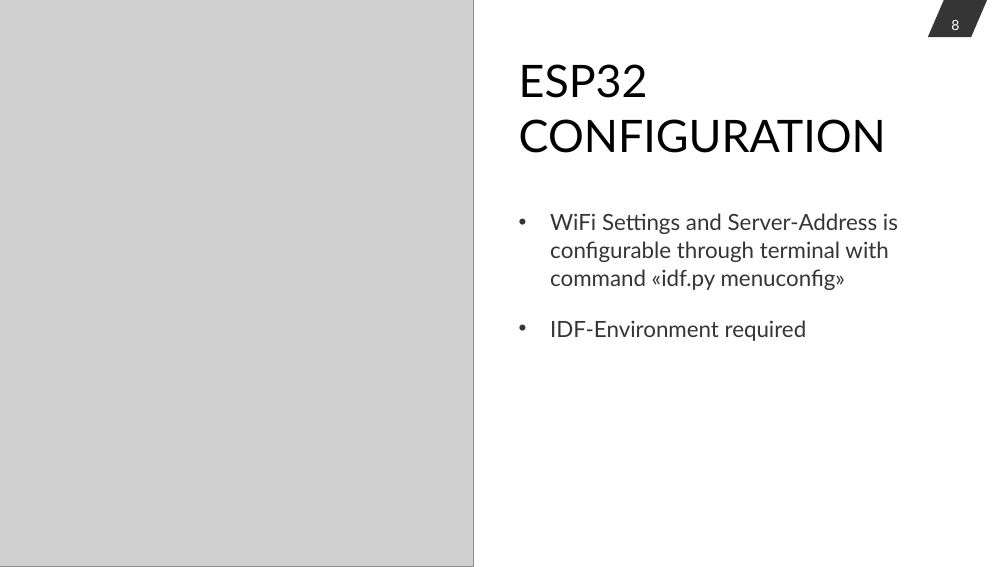
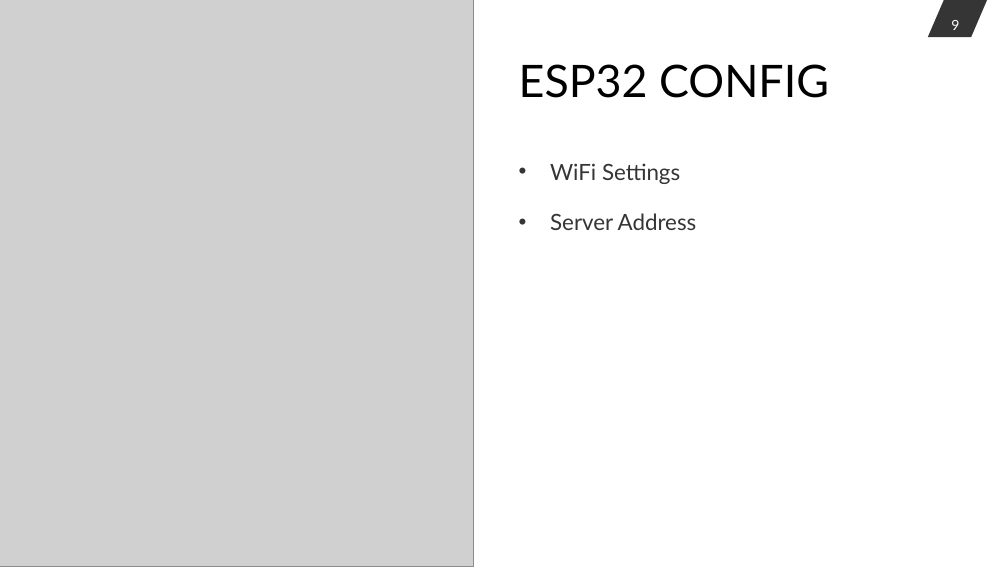
Before and after one commit to StephanStofer/hslu-iot, a slide deck: slide 9 of doc/presentation.pptx (slide 8 before the commit). Drawn at 1008x567 pixels with LibreOffice and Linux fonts; fonts in the diff are those of the drawing; grey boxes stand for pictures. Boxes give left, top, right and bottom in pixels: in the first picture for what was removed or moved away, otherwise in the second. Text is boxed around its words. In the diff, an @@ line names an element or a change of style, - is before the commit and + after.

Commit message:
change image and some text

```diff
--- a/doc/presentation.pptx
+++ b/doc/presentation.pptx
@@ page number at [951,20,959,30]: text changed @@
-8
+9
@@ title at [519,64,829,98]: text changed @@
-ESP32 CONFIGURATION
+ESP32 CONFIG
@@ text at [550,163,697,230]: text changed @@
-• WiFi Settings and Server-Address is configurable through terminal with command «idf.py menuconfig»
-• IDF-Environment required
+• WiFi Settings
+• Server Address
```
Also in this commit, not shown: 1 other slide changed.
